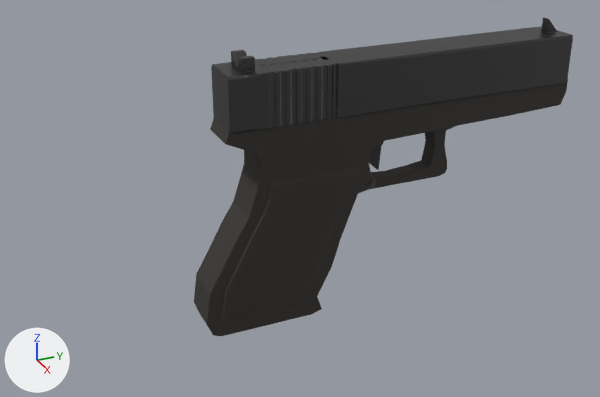
What one commit did to the Blender file Assets/modles/oHHHH NOOHHH NOOOO2142121314213.blend.
Rendered twice from a camera (50 mm lens) standing at (9.03, -3.58, 5.19) and looking at (-0.24, 0.59, 0.55). The axes (+X, +Y, +Z) are drawn at lower left. The lights are the same throughout.

The scene before the commit, as lines of its bpy script (objects in view):
```python
me_cube = bpy.data.meshes.new('Cube')
me_cube.from_pydata(...)  # 261 vertices, 240 faces, 1 loose edge; spans x 0.0..0.31, y -0.95..4.47, z -0.96..1.87
me_cube.materials.append(mat_material)  # dark grey #5d5a56
me_cube_003 = bpy.data.meshes.new('Cube.003')
me_cube_003.from_pydata(...)  # 1264 vertices, 1204 faces; spans x -0.09..0.31, y -0.96..4.02, z -1.0..-0.11
me_cube_003.materials.append(mat_material_002)  # dark grey #585858
me_cylinder = bpy.data.meshes.new('Cylinder')
me_cylinder.from_pydata(...)  # 96 vertices, 34 faces; spans x -1.0..1.0, y 10.42..12.42, z -1.79..9.39
me_cylinder.materials.append(mat_material_001)  # black #1d1c1c
ob_cube = bpy.data.objects.new('Cube', me_cube)
ob_cube.location = (0.0, 0.0, 0.0)
_m = ob_cube.modifiers.new('Mirror', 'MIRROR')
_m = ob_cube.modifiers.new('Bevel', 'BEVEL')
ob_cube_002 = bpy.data.objects.new('Cube.002', me_cube_003)
ob_cube_002.location = (0.0, 0.41, 2.81)
_m = ob_cube_002.modifiers.new('Mirror', 'MIRROR')
_m = ob_cube_002.modifiers.new('Bevel', 'BEVEL')
_m.width = 18.38
_m.width_pct = 18.38
_m.angle_limit = 0.271
_m.offset_type = 'PERCENT'
ob_cylinder = bpy.data.objects.new('Cylinder', me_cylinder)
ob_cylinder.location = (0.0, 4.17, -0.06)
ob_cylinder.rotation_euler = (1.6, 0.0, 0.0)  # degrees (92, 0, 0)
ob_cylinder.scale = (0.195, 0.195, 0.195)
_m = ob_cylinder.modifiers.new('Bevel', 'BEVEL')
_m.width = 0.06
_m.width_pct = 0.06
```
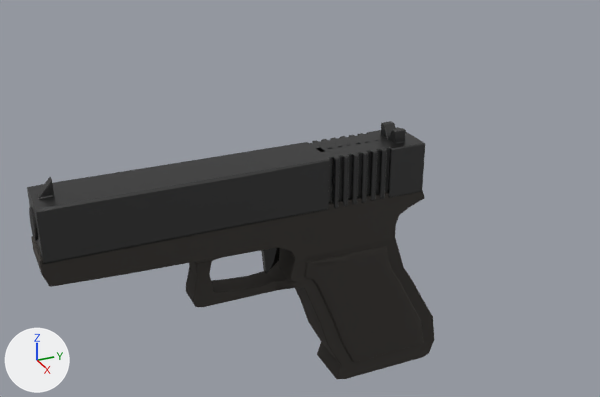
Changed parts and their boxes [x1, y1, x2, y2] in the pictures (600 x 397 px; the box of a moved part takes in the faces that stretch with it):
'Cube', reshaped, moved, turned: before [194, 79, 568, 336]; after [31, 190, 434, 379]
'Cube.002', reshaped, moved, turned: before [211, 17, 573, 134]; after [27, 121, 425, 264]
'Cylinder', moved, turned (not visible before): after [29, 207, 38, 241]
part 2 of me_cube_003, moved or reshaped: before [211, 26, 573, 134]; after [27, 127, 425, 264]

Edits to the bpy script that builds the scene:
```text
Change me_cube:
    used by ob_cube; location = (0.0, 0.0, 0.0)
    remove me_cube.from_pydata(...)  # 261 vertices, 240 faces, 1 loose edge; spans x 0.0..0.31, y -0.95..4.47, z -0.96..1.87
    add me_cube.from_pydata(...)  # 269 vertices, 247 faces, 1 loose edge; spans x 0.0..0.39, y -0.95..4.46, z -0.96..1.87
    me_cube part 1
    10 faces are deleted
    158 vertices in x 0.12..0.31, y -0.95..4.39, z -0.96..1.87 move by (0.05, 0.0, 0.0)
    21 vertices in x 0.28, y -0.76..1.18, z -0.7..1.1 move by (0.04, 0.0, 0.0)
    5 vertices move from x 0.28..0.3, y -0.15..4.47, z 0.68..1.87 to x 0.31..0.39, y -0.15..4.46, z 0.68..1.87
    8 vertices are added at x 0.0..0.33, y -0.38..1.57, z 1.46..1.6
    17 new faces join them
Change me_cube_003:
    used by ob_cube_002; location = (0.0, 0.41, 2.81)
    remove me_cube_003.from_pydata(...)  # 1264 vertices, 1204 faces; spans x -0.09..0.31, y -0.96..4.02, z -1.0..-0.11
    add me_cube_003.from_pydata(...)  # 1332 vertices, 1267 faces; spans x -0.09..0.35, y -0.96..4.02, z -1.0..-0.11
    me_cube_003 part 2: 243 vertices moved from x 0.0..0.31, y -0.96..4.02, z -1.0..-0.3 to x 0.0..0.35, y -0.96..4.02, z -1.0..-0.3; 17 vertices removed from x 0.08..0.31, y -0.96..-0.62, z -1.0..-0.3; 85 vertices added at x 0.0..0.35, y -0.96..-0.62, z -1.0..-0.3
Change ob_cube:
    ob_cube.location: (0.0, 0.0, 0.0) -> (0.0, 1.59, -1.2)
    ob_cube.rotation_euler: (0.0, 0.0, 0.0) -> (0.0, 0.0, -3.142)  # degrees (0, 0, 0) -> degrees (0, 0, -180)
Change ob_cube_002:
    ob_cube_002.location: (0.0, 0.41, 2.81) -> (0.0, 1.18, 1.61)
    ob_cube_002.rotation_euler: (0.0, 0.0, 0.0) -> (0.0, 0.0, -3.142)  # degrees (0, 0, 0) -> degrees (0, 0, -180)
Change ob_cylinder:
    ob_cylinder.location: (0.0, 4.17, -0.06) -> (0.0, -2.59, -1.26)
    ob_cylinder.rotation_euler: (1.6, 0.0, 0.0) -> (1.6, 0.0, -3.142)  # degrees (92, 0, 0) -> degrees (92, 0, -180)
```
